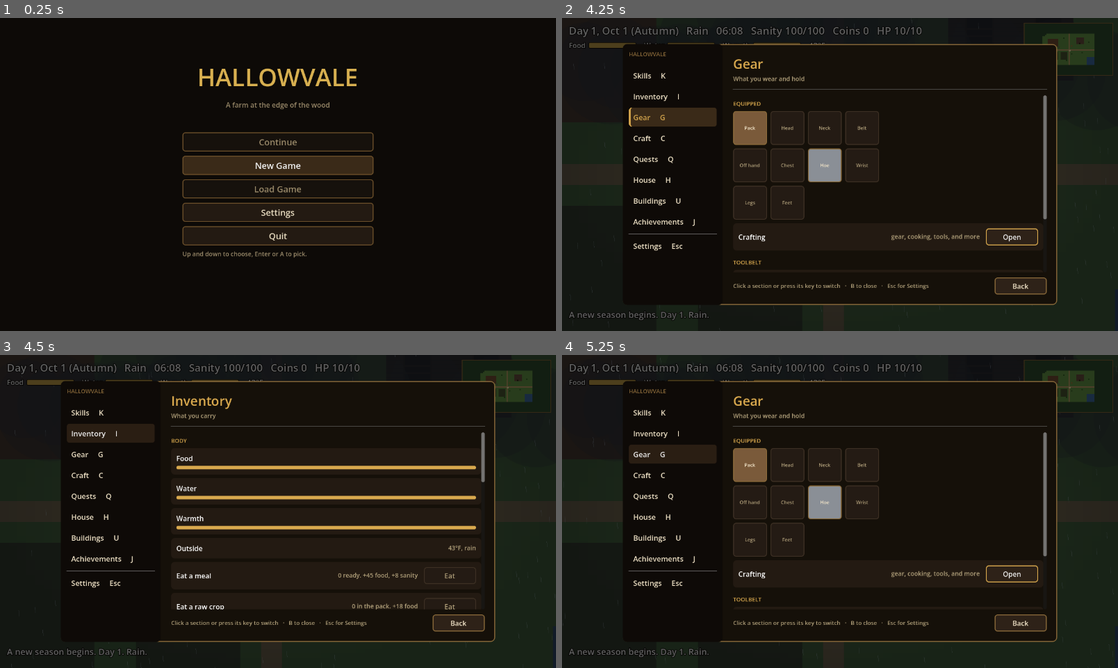
Above: before the commit, frames 1-4 (two rows, left to right).
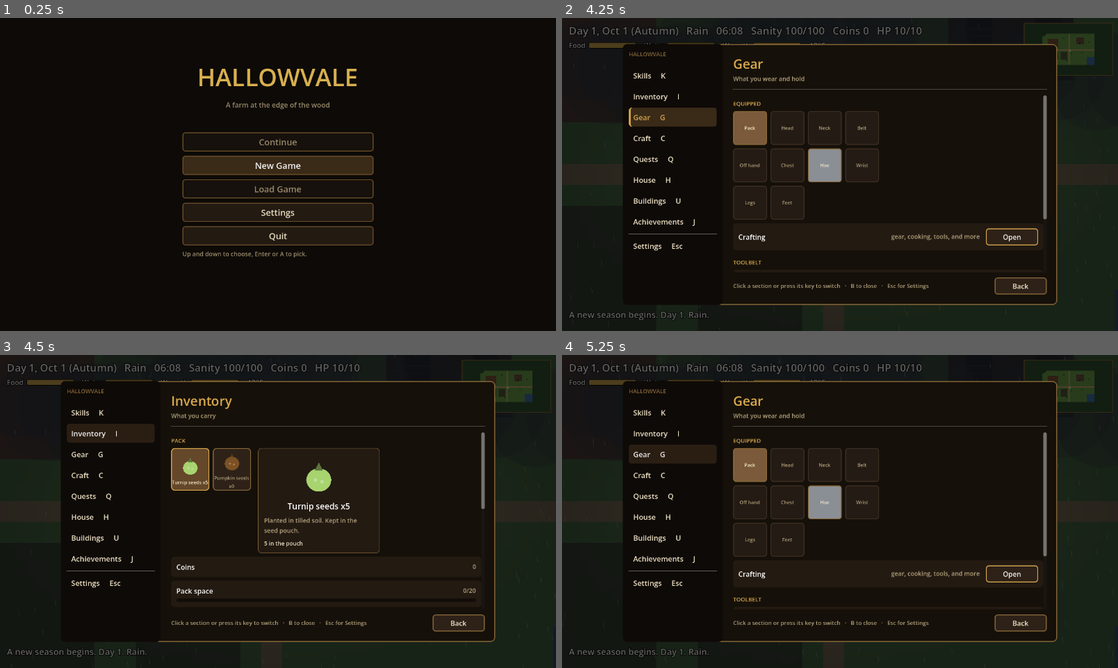
Above: after the commit, the same moments.

Repository: joshj1108/CrowCreekHollow
Game: Godot game, scene res://scenes/main.tscn
Two runs of this game, one before a commit and one after it. Both use one fixed random seed, a clock stepped at 60 frames per second and the inputs below.
Inputs (mouse positions are in pixels of both pictures, inside the frame that each line leads up to):
- Up to frame 1 (0.25 s): no input
- Up to frame 2 (4.25 s): click "New Game" at 0.5 s; click "Slot 1: empty" at 1.25 s; click "Menu" at 2 s; click "Skills K" at 2.75 s; tap Space (use) at 3.5 s; move the mouse to (962, 158) at 3.52 s; hold D (move_right) from 3.53 s (still down); tap C (craft) at 3.6 s; click (962, 158) at 3.67 s; tap G (gear) at 3.8 s
- Up to frame 3 (4.5 s): release D (move_right) at 4.25 s; click "Inventory I" at 4.25 s
- Up to frame 4 (5.25 s): click "Gear G" at 5 s

Frames 1-2 are identical in both runs. In frame 3, 4.9% of the frame differs, in the area x 30-88%, y 26-82%; in frame 4, nothing differs.

Commit message:
Show the Inventory pack as a grid of picture tiles
The pack, seed pouch, and materials are now one grid of drawn tiles,
with a detail card beside it. The Eat buttons move into the card for
crops and meals. The grid sits at the top of the panel, and the Body
meters and planting options follow below it.

Co-Authored-By: Claude Haiku 5.5 <noreply@anthropic.com>
Claude-Session: https://claude.ai/code/session_016EvHBYyFANDWxunM27u84C

Diff:
--- a/scripts/action_bar.gd
+++ b/scripts/action_bar.gd
@@ -635,14 +635,15 @@
 			line.add_child(count)
 			costs.add_child(line)
 
-	var button := Button.new()
-	button.text = str(recipe.get("button", "Make"))
-	button.custom_minimum_size = Vector2(0, 40)
-	button.focus_mode = Control.FOCUS_ALL
-	button.disabled = not bool(recipe.get("enabled", false)) or str(recipe.get("action", "")) == ""
-	_style_button(button, false)
-	button.pressed.connect(_on_action_pressed.bind(str(recipe.get("action", ""))))
-	block.add_child(button)
+	if recipe.has("button"):
+		var button := Button.new()
+		button.text = str(recipe.get("button", "Make"))
+		button.custom_minimum_size = Vector2(0, 40)
+		button.focus_mode = Control.FOCUS_ALL
+		button.disabled = not bool(recipe.get("enabled", false)) or str(recipe.get("action", "")) == ""
+		_style_button(button, false)
+		button.pressed.connect(_on_action_pressed.bind(str(recipe.get("action", ""))))
+		block.add_child(button)
 	return card
 
 
@@ -724,6 +725,17 @@
 		for pair in pairs:
 			out.append(_pt(pair[0], pair[1]))
 		return out
+
+	# An ellipse as a polygon, centred on (cx, cy) with radii rx and ry.
+	func _ellipse(cx: float, cy: float, rx: float, ry: float) -> PackedVector2Array:
+		var out := PackedVector2Array()
+		for i in range(24):
+			var a := TAU * float(i) / 24.0
+			out.append(_pt(cx + cos(a) * rx, cy + sin(a) * ry))
+		return out
+
+	func _rock() -> PackedVector2Array:
+		return _poly([[0.12, 0.7], [0.25, 0.3], [0.55, 0.15], [0.88, 0.35], [0.82, 0.78], [0.45, 0.88]])
 
 	func _draw() -> void:
 		_sz = minf(size.x, size.y)
@@ -795,5 +807,43 @@
 				draw_rect(Rect2(_pt(0.3, 0.36), Vector2(0.4, 0.5) * _sz), dark)
 				draw_circle(_pt(0.5, 0.6), 0.14 * _sz, Color("e8c060"))
 				draw_colored_polygon(_poly([[0.22, 0.38], [0.5, 0.12], [0.78, 0.38]]), tint)
+			"crop":
+				draw_line(_pt(0.5, 0.95), _pt(0.5, 0.45), dark, 0.05 * _sz)
+				draw_colored_polygon(_ellipse(0.32, 0.36, 0.2, 0.12), light)
+				draw_colored_polygon(_ellipse(0.68, 0.34, 0.2, 0.12), light)
+				draw_colored_polygon(_ellipse(0.5, 0.66, 0.24, 0.22), tint)
+			"fish":
+				draw_colored_polygon(_ellipse(0.42, 0.5, 0.36, 0.22), tint)
+				draw_colored_polygon(_poly([[0.72, 0.5], [0.98, 0.25], [0.98, 0.75]]), dark)
+				draw_circle(_pt(0.24, 0.45), 0.04 * _sz, dark)
+			"jar":
+				draw_rect(Rect2(_pt(0.3, 0.12), Vector2(0.4, 0.12) * _sz), metal)
+				draw_rect(Rect2(_pt(0.22, 0.22), Vector2(0.56, 0.7) * _sz), tint)
+				draw_rect(Rect2(_pt(0.3, 0.45), Vector2(0.4, 0.2) * _sz), light)
+			"seed":
+				draw_colored_polygon(_ellipse(0.5, 0.62, 0.3, 0.28), tint)
+				draw_colored_polygon(_poly([[0.4, 0.4], [0.6, 0.4], [0.5, 0.2]]), dark)
+				draw_circle(_pt(0.42, 0.62), 0.04 * _sz, light)
+				draw_circle(_pt(0.58, 0.66), 0.04 * _sz, light)
+			"log":
+				draw_rect(Rect2(_pt(0.2, 0.32), Vector2(0.6, 0.36) * _sz), tint)
+				draw_circle(_pt(0.2, 0.5), 0.18 * _sz, light)
+				draw_circle(_pt(0.2, 0.5), 0.08 * _sz, dark)
+			"fiber":
+				for x in [0.2, 0.4, 0.6, 0.8]:
+					draw_line(_pt(x, 0.9), _pt(x + 0.1, 0.1), tint, 0.05 * _sz)
+			"resin":
+				draw_colored_polygon(_ellipse(0.5, 0.56, 0.36, 0.3), tint)
+				draw_circle(_pt(0.4, 0.44), 0.08 * _sz, light)
+			"stone":
+				draw_colored_polygon(_rock(), tint)
+				draw_line(_pt(0.3, 0.45), _pt(0.5, 0.6), dark, 0.03 * _sz)
+			"ore":
+				draw_colored_polygon(_rock(), tint)
+				for sparkle in [[0.4, 0.5], [0.6, 0.62], [0.5, 0.36]]:
+					draw_circle(_pt(sparkle[0], sparkle[1]), 0.05 * _sz, light)
+			"bar":
+				draw_colored_polygon(_poly([[0.12, 0.62], [0.28, 0.34], [0.72, 0.34], [0.88, 0.62], [0.72, 0.74], [0.28, 0.74]]), tint)
+				draw_line(_pt(0.3, 0.42), _pt(0.7, 0.42), light, 0.04 * _sz)
 			_:
 				draw_circle(_pt(0.5, 0.5), 0.3 * _sz, tint)
--- a/scripts/main.gd
+++ b/scripts/main.gd
@@ -1876,6 +1876,10 @@
 		craft_tab = action_id.trim_prefix("craft_tab:")
 		_refresh_panel()
 		return
+	if action_id.begins_with("inv_pick:"):
+		inventory_selected = action_id.trim_prefix("inv_pick:")
+		_refresh_panel()
+		return
 	if action_id.begins_with("craft_pick:"):
 		craft_selected = action_id.trim_prefix("craft_pick:")
 		_refresh_panel()
@@ -1992,38 +1996,43 @@
 	return rows
 
 
+# The pack, seeds, and materials are a grid of picture tiles. Picking one shows its details beside the grid.
+const MATERIAL_INFO := {
+	"wood": {"name": "Wood", "icon": "log", "tint": "6b4a3a", "desc": "Burned for cooking and used in most early crafts."},
+	"fiber": {"name": "Fiber", "icon": "fiber", "tint": "8a8a4a", "desc": "Plant fiber for wraps, leggings, and the hose."},
+	"resin": {"name": "Resin", "icon": "resin", "tint": "b5703a", "desc": "Sticky sap for caps, amulets, and the hose."},
+	"hardwood": {"name": "Hardwood", "icon": "log", "tint": "4a3426", "desc": "Dense wood for stronger gear and bolts."},
+	"stone": {"name": "Stone", "icon": "stone", "tint": "7a7a7a", "desc": "Rough stone from the quarry and the cave."},
+	"copper_ore": {"name": "Copper ore", "icon": "ore", "tint": "b87333", "desc": "Raw copper. Smelt it at the furnace."},
+	"iron_ore": {"name": "Iron ore", "icon": "ore", "tint": "6b6b6b", "desc": "Raw iron. Smelt it at the furnace."},
+	"copper_bar": {"name": "Copper bar", "icon": "bar", "tint": "c97f45", "desc": "Smelted copper, ready for smithing."},
+	"iron_bar": {"name": "Iron bar", "icon": "bar", "tint": "8d98a6", "desc": "Smelted iron, ready for smithing."},
+	"arrows": {"name": "Arrows", "icon": "arrow", "tint": "6b4a3a", "desc": "Ammunition for the bow. Each shot uses one."},
+	"bolts": {"name": "Bolts", "icon": "arrow", "tint": "6b6b6b", "desc": "Ammunition for ranged weapons. Each shot uses one."},
+}
+var inventory_selected := ""   # the pack item whose details show; remembered while the panel is open
+
+
 func _inventory_rows() -> Array:
-	var rows: Array = [
-		{"section": "Body"},
-		# Meters are rounded so the panel only rebuilds when a shown number changes.
-		{"name": "Food", "progress": roundi(food) / 100.0},
-		{"name": "Water", "progress": roundi(water) / 100.0},
-		{"name": "Warmth", "progress": roundi(warmth) / 100.0},
-		{"name": "Outside", "value": "%d°F, %s" % [roundi(_temperature()), str(WEATHER_NAMES.get(weather_kind, "Overcast")).to_lower()]},
-		{
-			"name": "Eat a meal",
-			"value": "%d ready. +%d food, +%d sanity" % [int(inventory["meals"]), int(MEAL_FOOD), int(MEAL_SANITY)],
-			"button": "Eat",
-			"action": "eat_meal",
-			"enabled": int(inventory["meals"]) > 0,
-		},
-		{
-			"name": "Eat a raw crop",
-			"value": "%d in the pack. +%d food" % [int(inventory["crops"]), int(CROP_FOOD)],
-			"button": "Eat",
-			"action": "eat_crop",
-			"enabled": int(inventory["crops"]) > 0,
-		},
-		{"note": "Food and water drain through the day. Drink from the pond or the pump to refill water. Warmth drains outdoors on cold days, refills in the house, and is full again after a night's sleep. An empty need costs HP."},
-		{"section": "Pack"},
-		{"name": "Coins", "value": str(money)},
-		{"grid": _pack_cells(), "columns": 5},
-		{
-			"name": "Pack space",
-			"value": "%d/%d" % [_pack_used(), _pack_capacity()],
-			"progress": float(_pack_used()) / float(_pack_capacity()),
-		},
-	]
+	var rows: Array = [{"section": "Pack"}]
+	var tiles := _inventory_tiles()
+	if tiles.is_empty():
+		rows.append({"note": "Nothing in the pack yet. Harvest, catch, or gather to fill it."})
+	else:
+		var marked: Array = []
+		var chosen := _inventory_chosen(tiles)
+		for t in tiles:
+			var tile: Dictionary = t.duplicate()
+			tile["selected"] = str(t["key"]) == str(chosen["key"])
+			tile["action"] = "inv_pick:" + str(t["key"])
+			marked.append(tile)
+		rows.append({"split": {"recipes": marked, "columns": 4, "detail": chosen}})
+	rows.append({"name": "Coins", "value": str(money)})
+	rows.append({
+		"name": "Pack space",
+		"value": "%d/%d" % [_pack_used(), _pack_capacity()],
+		"progress": float(_pack_used()) / float(_pack_capacity()),
+	})
 	if bag_tier < BAG_TIERS.size():
 		var tier: Dictionary = BAG_TIERS[bag_tier]
 		rows.append({
@@ -2034,8 +2043,13 @@
 			"enabled": _can_upgrade_bag(),
 		})
 	rows.append({"note": "Crops, fish, meals, and preserved goods fill the pack. Seeds have their own pouch, and materials are uncapped for now."})
-	rows.append({"section": "Seed pouch"})
-	rows.append({"grid": _seed_cells(), "columns": 5})
+	rows.append({"section": "Body"})
+	# Meters are rounded so the panel only rebuilds when a shown number changes.
+	rows.append({"name": "Food", "progress": roundi(food) / 100.0})
+	rows.append({"name": "Water", "progress": roundi(water) / 100.0})
+	rows.append({"name": "Warmth", "progress": roundi(warmth) / 100.0})
+	rows.append({"name": "Outside", "value": "%d°F, %s" % [roundi(_temperature()), str(WEATHER_NAMES.get(weather_kind, "Overcast")).to_lower()]})
+	rows.append({"note": "Food and water drain through the day. Drink from the pond or the pump to refill water. Warmth drains outdoors on cold days, refills in the house, and is full again after a night's sleep. An empty need costs HP."})
 	rows.append({"section": "Planting"})
 	rows.append({"name": "Planting with", "value": _seed_label(selected_seed)})
 	var growing := crops.size()
@@ -2049,11 +2063,64 @@
 			"action": "switch_seed",
 			"enabled": true,
 		})
-	rows.append({"section": "Materials"})
-	rows.append({"name": "Wood", "value": str(materials["wood"])})
-	rows.append({"name": "Fiber", "value": str(materials["fiber"])})
-	rows.append({"name": "Resin", "value": str(materials["resin"])})
 	return rows
+
+
+# One tile per stack in the pack, then the seed pouch, then the materials you hold.
+func _inventory_tiles() -> Array:
+	var tiles: Array = []
+	var n := int(inventory["crops"])
+	if n > 0:
+		tiles.append(_stack_tile("pack:crop", "Crop", "crop", "8fd16b", n, "in the pack",
+			"Harvested from the field. Eat it raw, or cook it for a better meal. Sells for %d coins." % SELL_CROP, "eat_crop", "Eat"))
+	n = int(inventory["fish"])
+	if n > 0:
+		tiles.append(_stack_tile("pack:fish", "Fish", "fish", "6fb8d9", n, "in the pack",
+			"Caught from the pond. Spoils overnight unless it is kept in the cooler. Sells for %d coins." % SELL_FISH, "", ""))
+	n = int(inventory["meals"])
+	if n > 0:
+		tiles.append(_stack_tile("pack:meal", "Meal", "bowl", "e0a050", n, "in the pack",
+			"A cooked meal. Restores %d food and %d sanity. Sells for %d coins." % [int(MEAL_FOOD), int(MEAL_SANITY), SELL_MEAL], "eat_meal", "Eat"))
+	for entry in PRESERVE:
+		n = int(inventory[entry["kind"]])
+		if n > 0:
+			tiles.append(_stack_tile("pack:" + str(entry["kind"]), str(entry["short"]), "jar", str(entry["color"]), n, "in the pack",
+				"Preserved food. Keeps in the pack. Sells for %d coins." % int(entry["price"]), "", ""))
+	var turnip_ok := true
+	tiles.append(_stack_tile("seed:turnip", "Turnip seeds", "seed", "a8d46f", int(inventory["seeds"]), "in the pouch",
+		"Planted in tilled soil. Kept in the seed pouch.", "", ""))
+	var pumpkin_ok := _level("Farming") >= PUMPKIN_LEVEL
+	var pumpkin := _stack_tile("seed:pumpkin", "Pumpkin seeds", "seed", "d98a35", int(inventory["pumpkin_seeds"]), "in the pouch",
+		"Larger harvest of three crops per plant. Needs Farming %d to plant." % PUMPKIN_LEVEL, "", "")
+	pumpkin["enabled"] = pumpkin_ok
+	pumpkin["level_ok"] = pumpkin_ok
+	if not pumpkin_ok:
+		pumpkin["level_text"] = "Needs Farming %d" % PUMPKIN_LEVEL
+	tiles.append(pumpkin)
+	for key in MATERIAL_INFO.keys():
+		n = int(materials.get(key, 0))
+		if n > 0:
+			var info: Dictionary = MATERIAL_INFO[key]
+			tiles.append(_stack_tile("mat:" + str(key), str(info["name"]), str(info["icon"]), str(info["tint"]), n, "held",
+				str(info["desc"]), "", ""))
+	return tiles
+
+
+func _stack_tile(key: String, name: String, icon: String, tint: String, count: int, unit: String, desc: String, action: String, button: String) -> Dictionary:
+	var tile := {
+		"key": key, "name": "%s x%d" % [name, count], "icon": icon, "tint": tint, "desc": desc,
+		"level_text": "%d %s" % [count, unit], "level_ok": true, "costs": [], "enabled": true, "action": action,
+	}
+	if button != "":
+		tile["button"] = button
+	return tile
+
+
+func _inventory_chosen(tiles: Array) -> Dictionary:
+	for t in tiles:
+		if str(t["key"]) == inventory_selected:
+			return t
+	return tiles[0] if not tiles.is_empty() else {}
 
 
 const CRAFT_TABS := [
Not shown, changed: DESIGN.md
